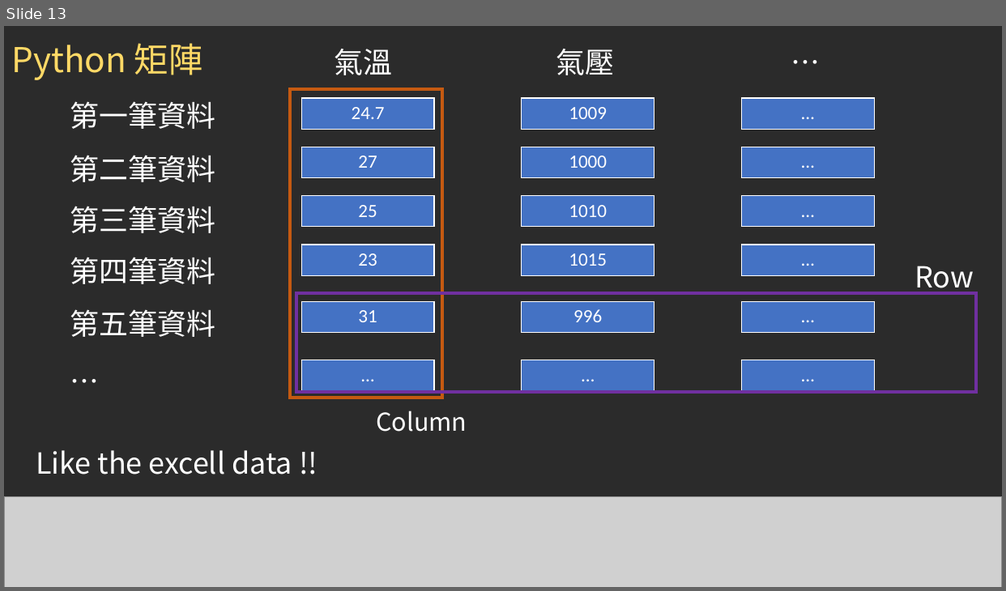
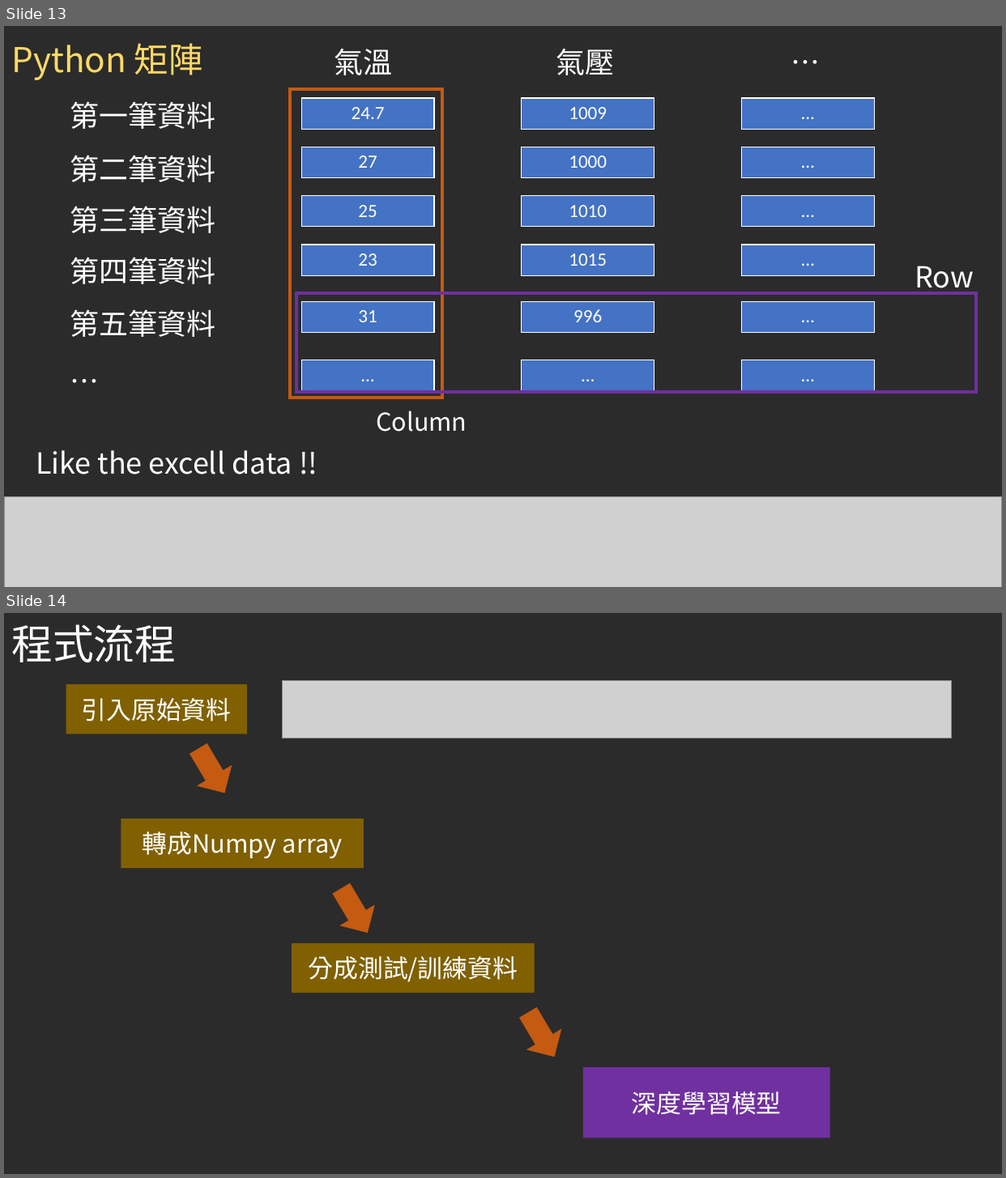
Before and after one commit to mychuang/AIworkshop, a slide deck: AIforWeather_ch04.pptx. Shown one above the other, each under a label of ours: slide 13 before the commit, slides 13 and 14 after it. The pictures are 1006x591 and 1006x1178 pixels, drawn with LibreOffice and Linux fonts; fonts in the diff are those of the drawing; grey boxes stand for pictures; background and template pictures are left out; a plain dark background stands for a picture behind light text. Boxes give left, top, right and bottom in pixels: in the first picture for what was removed or moved away, otherwise in the second. Text is boxed around its words. In the diff, an @@ line names an element or a change of style, - is before the commit and + after.

```diff
--- a/AIforWeather_ch04.pptx
+++ b/AIforWeather_ch04.pptx
@@ slide 14 added at [4,613,1002,1174], background picture (left out) @@
@@ title added at [11,624,176,662], 39.6 pt, text #FFFFFF @@
+程式流程
@@ rectangle added at [66,684,247,734], fill #806000, 24 pt, text #FFFFFF @@
+引入原始資料
@@ picture added at [282,680,952,738] @@
@@ down arrow added at [181,738,243,803], fill #C55A11 @@
@@ rectangle added at [121,819,364,868], fill #806000, 24 pt, text #FFFFFF @@
+轉成Numpy array
@@ down arrow added at [324,878,386,943], fill #C55A11 @@
@@ rectangle added at [292,943,534,993], fill #806000, 24 pt, text #FFFFFF @@
+分成測試/訓練資料
@@ down arrow added at [510,1002,572,1067], fill #C55A11 @@
@@ rectangle added at [583,1067,830,1139], fill #7030A0, 24 pt, text #FFFFFF @@
+深度學習模型
```
Also in this commit, not shown: 1 other slide added, 1 other file.
